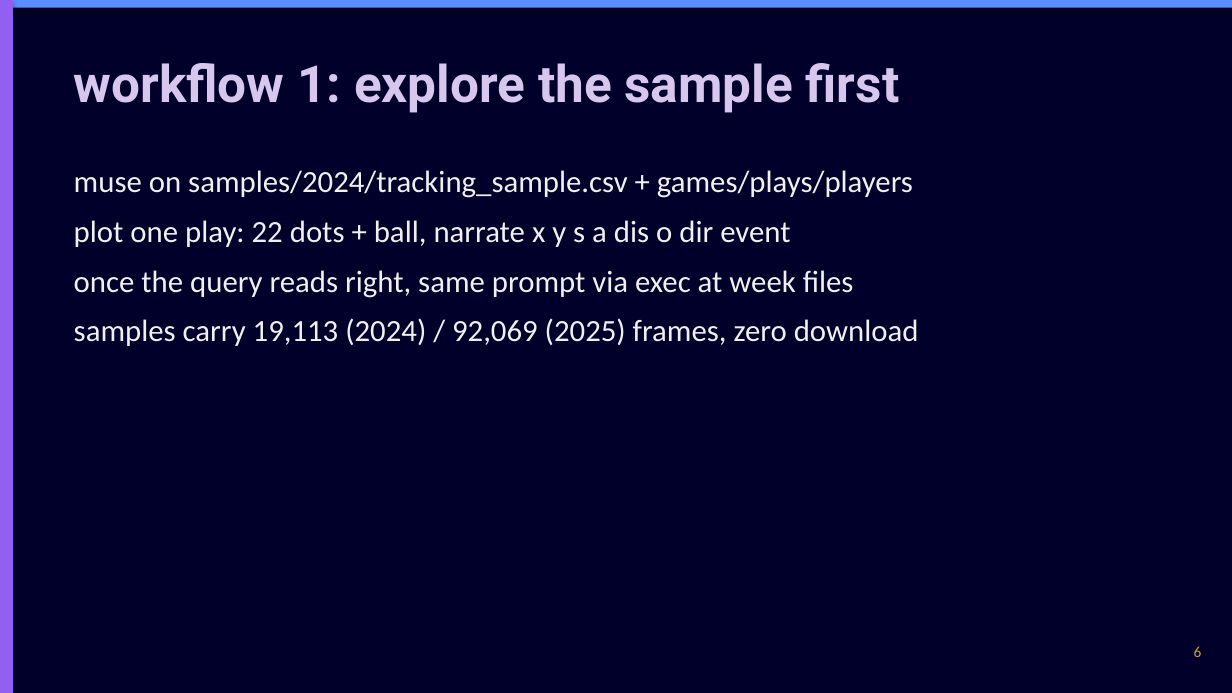
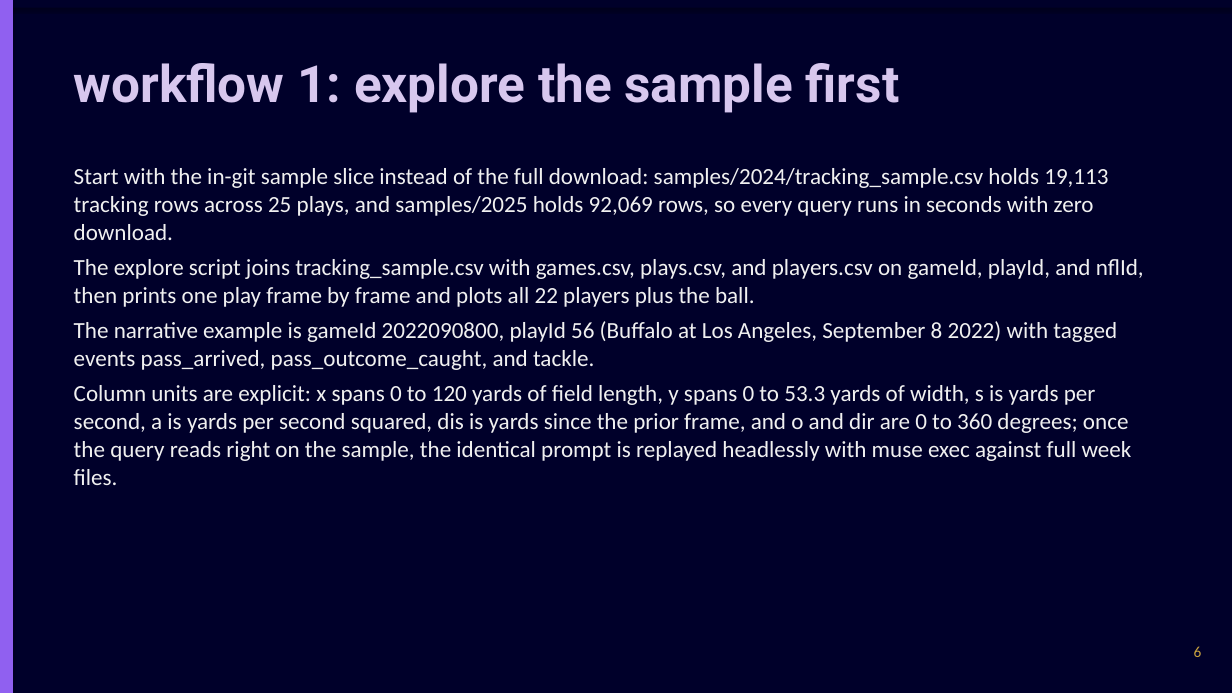
Before and after one commit to chasko-labs/nfl-big-data-bowl-2027, a slide deck: slide 6 of deck/unified.pptx. Drawn at 1232x693 pixels with LibreOffice and Linux fonts; fonts in the diff are those of the drawing. Boxes give left, top, right and bottom in pixels: in the first picture for what was removed or moved away, otherwise in the second. Text is boxed around its words. In the diff, an @@ line names an element or a change of style, - is before the commit and + after.

```diff
--- a/deck/unified.pptx
+++ b/deck/unified.pptx
@@ rectangle at (x1=0, y1=0, x2=1232, y2=7): fill #5B8DFF to #00002A @@
@@ text at (x1=74, y1=168, x2=1144, y2=485): text changed; size 24 to 18 pt @@
-muse on samples/2024/tracking_sample.csv + games/plays/players
-plot one play: 22 dots + ball, narrate x y s a dis o dir event
-once the query reads right, same prompt via exec at week files
-samples carry 19,113 (2024) / 92,069 (2025) frames, zero download
+Start with the in-git sample slice instead of the full download: samples/2024/tracking_sample.csv holds 19,113 tracking rows across 25 plays, and samples/2025 holds 92,069 rows, so every query runs in seconds with zero download.
+The explore script joins tracking_sample.csv with games.csv, plays.csv, and players.csv on gameId, playId, and nflId, then prints one play frame by frame and plots all 22 players plus the ball.
+The narrative example is gameId 2022090800, playId 56 (Buffalo at Los Angeles, September 8 2022) with tagged events pass_arrived, pass_outcome_caught, and tackle.
+Column units are explicit: x spans 0 to 120 yards of field length, y spans 0 to 53.3 yards of width, s is yards per second, a is yards per second squared, dis is yards since the prior frame, and o and dir are 0 to 360 degrees; once the query reads right on the sample, the identical prompt is replayed headlessly with muse exec against full week files.
```
Also in this commit, not shown: 16 other slides changed.
